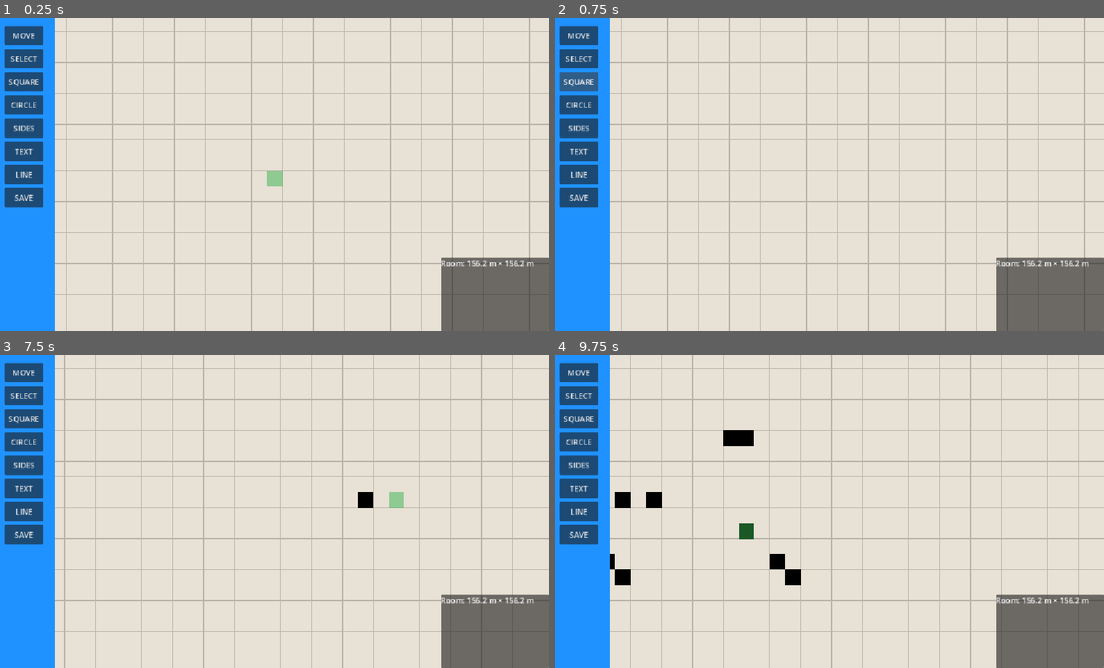
Above: before the commit, frames 1-4 (two rows, left to right).
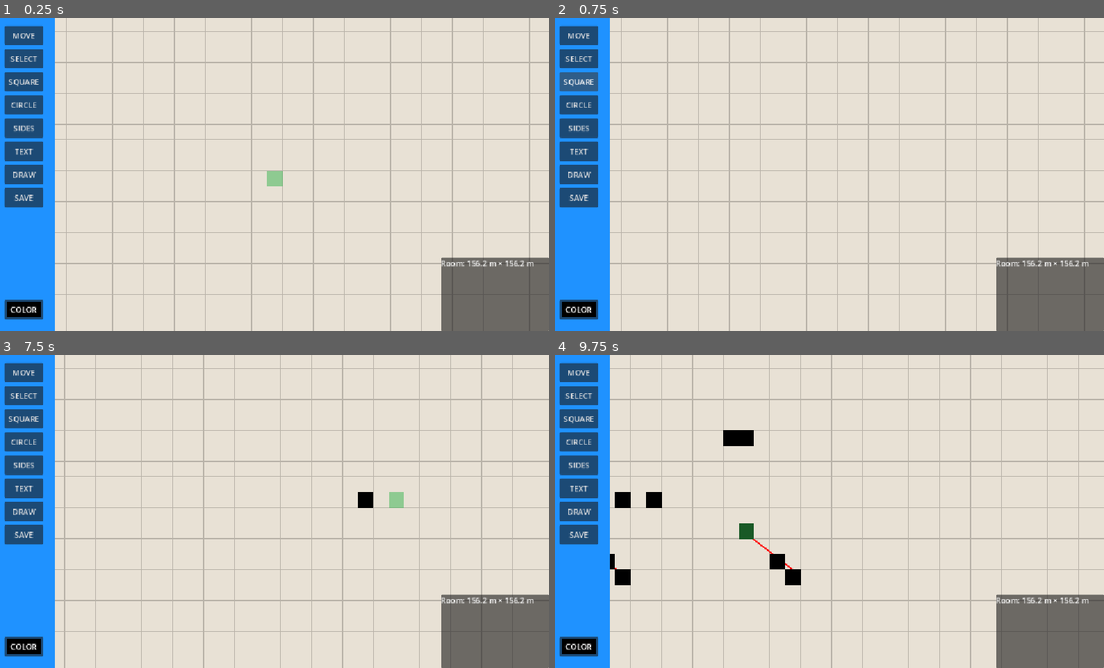
Above: after the commit, the same moments.

Repository: TomasUrena/Blueprints-of-The-Mind
Game: Godot game, scene res://SCENES/room.tscn
Two runs of this game, one before a commit and one after it. Both use one fixed random seed, a clock stepped at 60 frames per second and the inputs below.
Inputs (mouse positions are in pixels of both pictures, inside the frame that each line leads up to):
- Up to frame 1 (0.25 s): no input
- Up to frame 2 (0.75 s): click "SQUARE" at 0.5 s
- Up to frame 3 (7.5 s): click "TEXT" at 1.25 s; click (21, 511) at 2 s, where only the run before the commit has a clickable "LINE"; click (21, 511) at 2.75 s, where only the run after the commit has a clickable "DRAW"; click "MOVE" at 3.5 s; click "SELECT" at 4.25 s; click "CIRCLE" at 5 s; click "SIDES" at 5.75 s; click "SAVE" at 6.5 s; move the mouse to (395, 495) at 7.27 s; hold Right (ui_right) from 7.28 s (still down); click (395, 495) at 7.42 s
- Up to frame 4 (9.75 s): release Right (ui_right) at 8 s; drag from (714, 527) to (796, 574) at 8.02 s; move the mouse to (878, 442) at 8.77 s; hold Right (ui_right) 8.78-9.5 s; click (878, 442) at 8.92 s; drag from (796, 574) to (659, 464) at 9.52 s

The runs differ from the first frame. In frame 1, 0.5% of the frame differs, in the area x 0-8%, y 49-97%; in frame 2, 0.5%; in frame 3, 0.5%; in frame 4, 0.6%, in the area x 0-44%, y 49-97%.

Commit message:
drawing functionality

Diff:
--- a/blueprints/SCENES/room.tscn
+++ b/blueprints/SCENES/room.tscn
@@ -31,3 +31,8 @@
 offset_right = 128.0
 offset_bottom = 652.0
 grow_horizontal = 1
+
+[connection signal="changedColor" from="HUD/TOOLBAR" to="PLACEMENTMANAGER" method="_on_toolbar_changed_color"]
+[connection signal="drawMode" from="HUD/TOOLBAR" to="PLACEMENTMANAGER" method="_on_toolbar_draw_mode"]
+[connection signal="rectMode" from="HUD/TOOLBAR" to="PLACEMENTMANAGER" method="_on_toolbar_rect_mode"]
+[connection signal="textMode" from="HUD/TOOLBAR" to="PLACEMENTMANAGER" method="_on_toolbar_text_mode"]
--- /dev/null
+++ b/blueprints/SCENES/toolbar.gd
@@ -0,0 +1,36 @@
+extends Control
+
+signal changedColor(Color)
+signal textMode
+signal drawMode
+signal rectMode
+
+# Called when the node enters the scene tree for the first time.
+func _ready() -> void:
+	pass # Replace with function body.
+
+
+# Called every frame. 'delta' is the elapsed time since the previous frame.
+func _process(delta: float) -> void:
+	pass
+
+
+func _on_color_color_changed(color: Color) -> void:
+	changedColor.emit(color)
+	$COLOR/Label.add_theme_color_override("font_color", color.inverted())
+	pass # Replace with function body.
+
+
+func _on_text_pressed() -> void:
+	textMode.emit()
+	pass # Replace with function body.
+
+
+func _on_draw_pressed() -> void:
+	drawMode.emit()
+	pass # Replace with function body.
+
+
+func _on_square_pressed() -> void:
+	rectMode.emit()
+	pass # Replace with function body.
--- a/blueprints/SCENES/toolbar.tscn
+++ b/blueprints/SCENES/toolbar.tscn
@@ -1,4 +1,6 @@
 [gd_scene format=3 uid="uid://rfy3ungja78q"]
+
+[ext_resource type="Script" uid="uid://dpblogjdi8hkg" path="res://SCENES/toolbar.gd" id="1_bjjm2"]
 
 [node name="TOOLBAR" type="Control" unique_id=778702165]
 layout_mode = 3
@@ -7,6 +9,7 @@
 anchor_bottom = 1.0
 grow_horizontal = 2
 grow_vertical = 2
+script = ExtResource("1_bjjm2")
 
 [node name="BACKGROUND" type="ColorRect" parent="." unique_id=1025351196]
 layout_mode = 0
@@ -63,13 +66,13 @@
 offset_bottom = 296.0
 text = "TEXT"
 
-[node name="LINE" type="Button" parent="." unique_id=868823551]
+[node name="DRAW" type="Button" parent="." unique_id=868823551]
 layout_mode = 0
 offset_left = 24.0
 offset_top = 304.0
 offset_right = 104.0
 offset_bottom = 344.0
-text = "LINE"
+text = "DRAW"
 
 [node name="SAVE" type="Button" parent="." unique_id=1185569155]
 layout_mode = 0
@@ -78,3 +81,25 @@
 offset_right = 104.0
 offset_bottom = 392.0
 text = "SAVE"
+
+[node name="COLOR" type="ColorPickerButton" parent="." unique_id=894272436]
+layout_mode = 0
+offset_left = 24.0
+offset_top = 584.0
+offset_right = 104.0
+offset_bottom = 624.0
+text = "COLOR"
+metadata/_edit_group_ = true
+
+[node name="Label" type="Label" parent="COLOR" unique_id=853037615]
+layout_mode = 0
+offset_right = 80.0
+offset_bottom = 40.0
+text = "COLOR"
+horizontal_alignment = 1
+vertical_alignment = 1
+
+[connection signal="pressed" from="SQUARE" to="." method="_on_square_pressed"]
+[connection signal="pressed" from="TEXT" to="." method="_on_text_pressed"]
+[connection signal="pressed" from="DRAW" to="." method="_on_draw_pressed"]
+[connection signal="color_changed" from="COLOR" to="." method="_on_color_color_changed"]
--- a/blueprints/SCRIPTS/camera.gd
+++ b/blueprints/SCRIPTS/camera.gd
@@ -51,3 +51,5 @@
 				Vector2.ONE * min_zoom,
 				Vector2.ONE * max_zoom
 			)
+	if event is InputEventMagnifyGesture:
+		zoom = zoom * event.factor
--- a/blueprints/SCRIPTS/placementmanager.gd
+++ b/blueprints/SCRIPTS/placementmanager.gd
@@ -2,30 +2,49 @@
 extends Node2D
 
 const CELL_SIZE: int = 32
-const ROOM_SIZE: Vector2 = Vector2(10000,10000)
+const ROOM_SIZE: Vector2 = Vector2(10000, 10000)
 const METERS_PER_CELL: float = 0.5
-
-# Example furniture footprint: 2 cells wide, 1 cell tall
 const ITEM_SIZE: Vector2 = Vector2(32, 32)
 
-var placed_items: Array[Vector2] = []
+var placed_items: Array[Dictionary] = []
 var preview_position: Vector2 = Vector2.ZERO
+
+var current_line: PackedVector2Array = []
+var finished_lines: Array[PackedVector2Array] = []
+var _pressed: bool = false
 
 @onready var hud = $"../HUD"
 
+var color: Color
+
+enum ToolMode {
+	RECTANGLE,
+	TEXT,
+	DRAW
+}
+
+var current_mode: ToolMode = ToolMode.DRAW
+
+var placed_labels: Array[Dictionary] = []
+var label_text: String = "New Label"
+
+var drawing_rectangle: bool = false
+var rectangle_start: Vector2 = Vector2.ZERO
+var rectangle_end: Vector2 = Vector2.ZERO
+
 func _ready() -> void:
-	hud.update_room_size(ROOM_SIZE.x / CELL_SIZE * METERS_PER_CELL, ROOM_SIZE.y / CELL_SIZE * METERS_PER_CELL)
+	hud.update_room_size(
+		ROOM_SIZE.x / CELL_SIZE * METERS_PER_CELL,
+		ROOM_SIZE.y / CELL_SIZE * METERS_PER_CELL
+	)
+
 
 func _process(_delta: float) -> void:
-	var mouse_pos = get_local_mouse_position()
-
-	# Snap the furniture's top-left corner to the grid
+	var mouse_pos := get_local_mouse_position()
 	preview_position = Vector2(
 		floor(mouse_pos.x / CELL_SIZE) * CELL_SIZE,
 		floor(mouse_pos.y / CELL_SIZE) * CELL_SIZE
 	)
-
-	# Keep the furniture inside the room
 	preview_position.x = clampf(
 		preview_position.x, 0.0,
 		ROOM_SIZE.x - ITEM_SIZE.x
@@ -34,34 +53,133 @@
 		preview_position.y, 0.0,
 		ROOM_SIZE.y - ITEM_SIZE.y
 	)
-
 	queue_redraw()
 
-var _pressed: bool = false
+
 func _input(event: InputEvent) -> void:
 	if get_viewport().gui_get_hovered_control() != null:
+		_pressed = false
 		return
 	if event is InputEventMouseButton:
-		if event.button_index == MOUSE_BUTTON_LEFT:
-			_pressed = event.pressed
-			# Place a furniture item at the snapped position
-			placed_items.append(preview_position)
+		if event.button_index != MOUSE_BUTTON_LEFT:
+			return
+		if current_mode == ToolMode.RECTANGLE:
+			if event.pressed:
+				drawing_rectangle = true
+				rectangle_start = preview_position
+				rectangle_end = rectangle_start
+			else:
+				if drawing_rectangle:
+					drawing_rectangle = false
+					var rect_position := Vector2(
+						minf(rectangle_start.x, rectangle_end.x),
+						minf(rectangle_start.y, rectangle_end.y)
+					)
+					var rect_size := Vector2(
+						absf(rectangle_end.x - rectangle_start.x),
+						absf(rectangle_end.y - rectangle_start.y)
+					)
+					if rect_size.x > 0 and rect_size.y > 0:
+						placed_items.append({
+							"position": rect_position,
+							"size": rect_size,
+							"color": color
+						})
+					queue_redraw()
+		elif current_mode == ToolMode.TEXT:
+			if event.pressed:
+				placed_labels.append({
+					"position": preview_position,
+					"text": label_text,
+					"color": color
+				})
+
+				queue_redraw()
+		elif current_mode == ToolMode.DRAW:
+			if event.pressed:
+				_pressed = true
+				current_line.clear()
+				current_line.append(get_local_mouse_position())
+			else:
+				_pressed = false
+				if current_line.size() > 1:
+					finished_lines.append(current_line.duplicate())
+				current_line.clear()
+			placed_items.append({
+							"position": preview_position,
+							"size": ITEM_SIZE,
+							"color": color
+						})
 			queue_redraw()
-	elif (event is InputEventMouseMotion or event is InputEventKey) and _pressed:
-		placed_items.append(preview_position)
+	elif event is InputEventMouseMotion and _pressed:
+		var point := get_local_mouse_position()
+		placed_items.append({
+							"position": preview_position,
+							"size": ITEM_SIZE,
+							"color": color
+						})
+		if current_line.is_empty() or point.distance_to(current_line[-1]) >= 2.0:
+			current_line.append(point)
+		queue_redraw()
+	elif event is InputEventMouseMotion and drawing_rectangle:
+		rectangle_end = preview_position
 		queue_redraw()
 
 
 func _draw() -> void:
-	# Draw furniture already placed
-	for item_pos in placed_items:
-		draw_rect(
-			Rect2(item_pos, ITEM_SIZE),
-			Color.BLACK
+	for line in finished_lines:
+		if line.size() > 1:
+			draw_polyline(line, Color.RED, 3.0, true)
+	if current_line.size() > 1:
+		draw_polyline(current_line, Color.RED, 3.0, true)
+	for item in placed_items:
+		draw_rect(Rect2(item["position"], item["size"]), item["color"])
+	for label in placed_labels:
+		draw_string(
+			ThemeDB.fallback_font,
+			label["position"],
+			label["text"],
+			HORIZONTAL_ALIGNMENT_LEFT,
+			-1,
+			20,
+			label["color"]
+		)
+	if drawing_rectangle:
+		var rect_position := Vector2(
+			minf(rectangle_start.x, rectangle_end.x),
+			minf(rectangle_start.y, rectangle_end.y)
 		)
 
-	# Draw translucent placement preview
+		var rect_size := Vector2(
+			absf(rectangle_end.x - rectangle_start.x),
+			absf(rectangle_end.y - rectangle_start.y)
+		)
+
+		draw_rect(
+			Rect2(rect_position, rect_size),
+			Color(color.r, color.g, color.b, 0.5)
+		)
 	draw_rect(
 		Rect2(preview_position, ITEM_SIZE),
 		Color(0.2, 0.7, 0.3, 0.5)
 	)
+
+
+func _on_toolbar_changed_color(Color: Variant) -> void:
+	color = Color
+	pass # Replace with function body.
+
+
+func _on_toolbar_draw_mode() -> void:
+	current_mode = ToolMode.DRAW
+	pass # Replace with function body.
+
+
+func _on_toolbar_text_mode() -> void:
+	current_mode = ToolMode.TEXT
+	pass # Replace with function body.
+
+
+func _on_toolbar_rect_mode() -> void:
+	current_mode = ToolMode.RECTANGLE
+	pass # Replace with function body.
--- a/blueprints/project.godot
+++ b/blueprints/project.godot
@@ -22,6 +22,12 @@
 
 [input]
 
+ui_accept={
+"deadzone": 0.5,
+"events": [Object(InputEventKey,"resource_local_to_scene":false,"resource_name":"","device":16,"window_id":0,"alt_pressed":false,"shift_pressed":false,"ctrl_pressed":false,"meta_pressed":false,"pressed":false,"keycode":4194309,"physical_keycode":0,"key_label":0,"unicode":0,"location":0,"echo":false,"script":null)
+, Object(InputEventKey,"resource_local_to_scene":false,"resource_name":"","device":16,"window_id":0,"alt_pressed":false,"shift_pressed":false,"ctrl_pressed":false,"meta_pressed":false,"pressed":false,"keycode":4194310,"physical_keycode":0,"key_label":0,"unicode":0,"location":0,"echo":false,"script":null)
+]
+}
 Sprint={
 "deadzone": 0.2,
 "events": [Object(InputEventKey,"resource_local_to_scene":false,"resource_name":"","device":-1,"window_id":0,"alt_press …(191 unchanged characters)…
Not shown, added: blueprints/SCENES/toolbar.gd.uid
